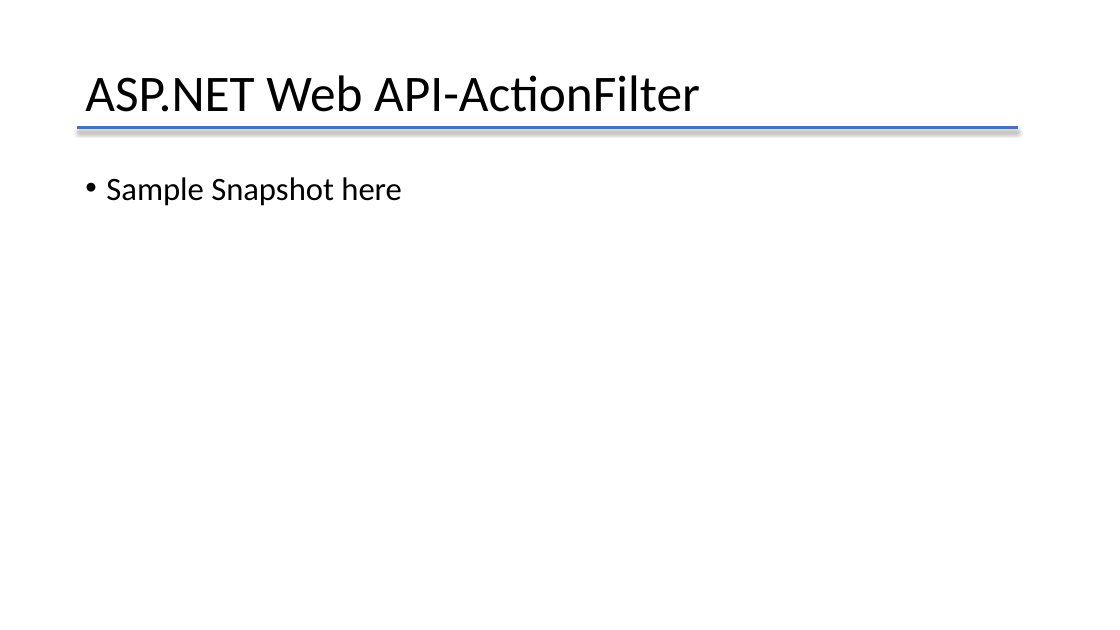
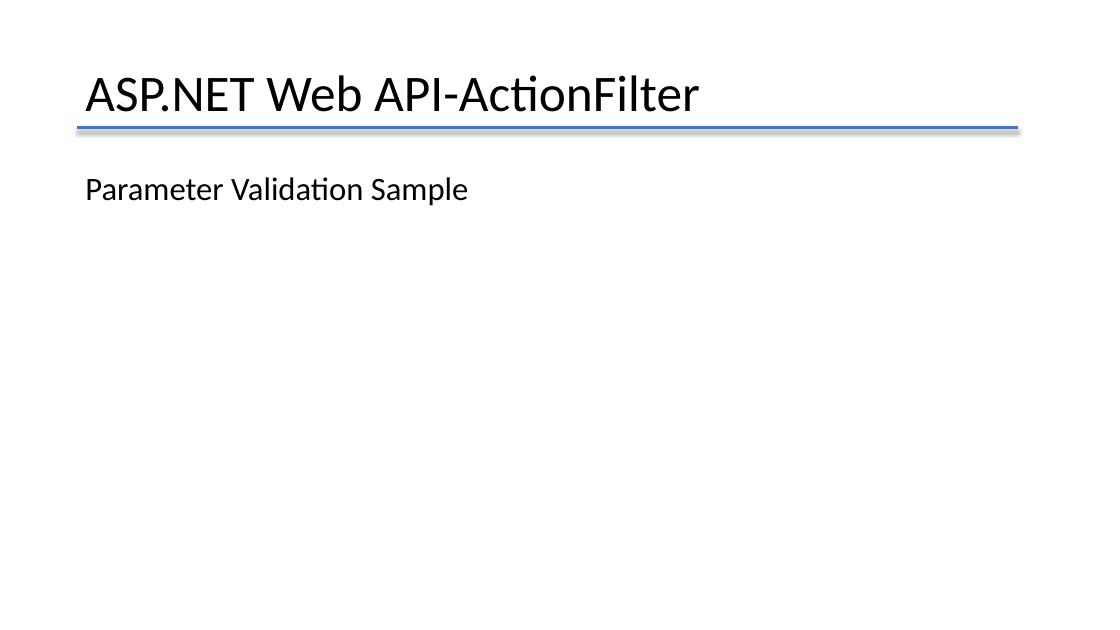
Before and after one commit to lbwxly/Todo, a slide deck: slide 12 of RestApiIntroduction.pptx. Drawn at 1120x630 pixels with LibreOffice and Linux fonts; fonts in the diff are those of the drawing. Boxes give left, top, right and bottom in pixels: in the first picture for what was removed or moved away, otherwise in the second. Text is boxed around its words. In the diff, an @@ line names an element or a change of style, - is before the commit and + after.

```diff
--- a/RestApiIntroduction.pptx
+++ b/RestApiIntroduction.pptx
@@ text at <box>85,177,469,206</box>: text changed @@
-• Sample Snapshot here
+Parameter Validation Sample
```
Also in this commit, not shown: 8 other slides changed.
